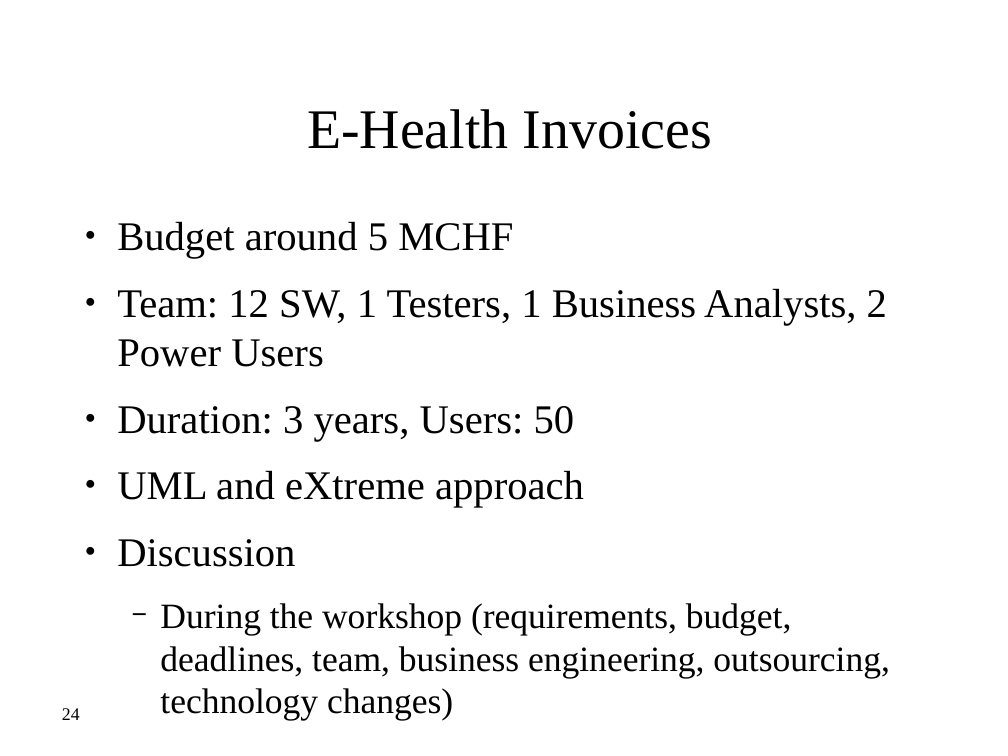
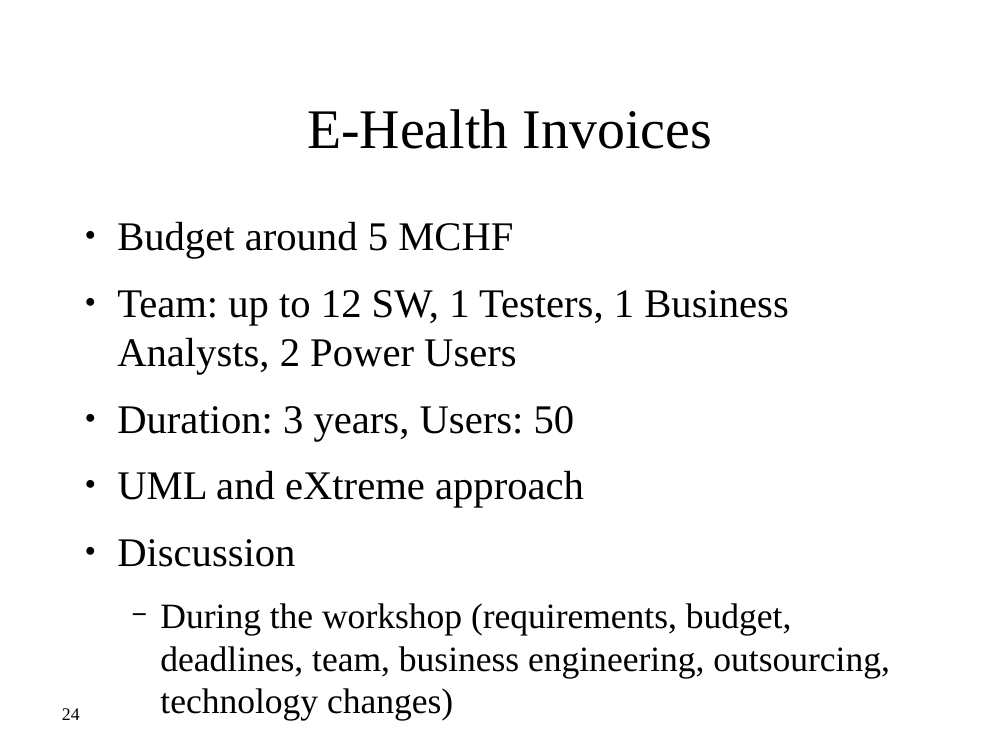
Before and after one commit to ejrydhfs/pmmda, a slide deck: slide 24 of docs/presentations/project-management-workshop-2006-01.odp. Drawn at 1008x756 pixels with LibreOffice and Linux fonts; fonts in the diff are those of the drawing; background and template pictures are left out. Boxes give left, top, right and bottom in pixels: in the first picture for what was removed or moved away, otherwise in the second. Text is boxed around its words. In the diff, an @@ line names an element or a change of style, - is before the commit and + after.

```diff
--- a/docs/presentations/project-management-workshop-2006-01.odp
+++ b/docs/presentations/project-management-workshop-2006-01.odp
@@ text at [117, 290, 788, 374]: text changed @@
-● Team: 12 SW, 1 Testers, 1 Business Analysts, 2 Power Users
+● Team: up to 12 SW, 1 Testers, 1 Business Analysts, 2 Power Users
```
Also in this commit, not shown: 1 other slide changed.
